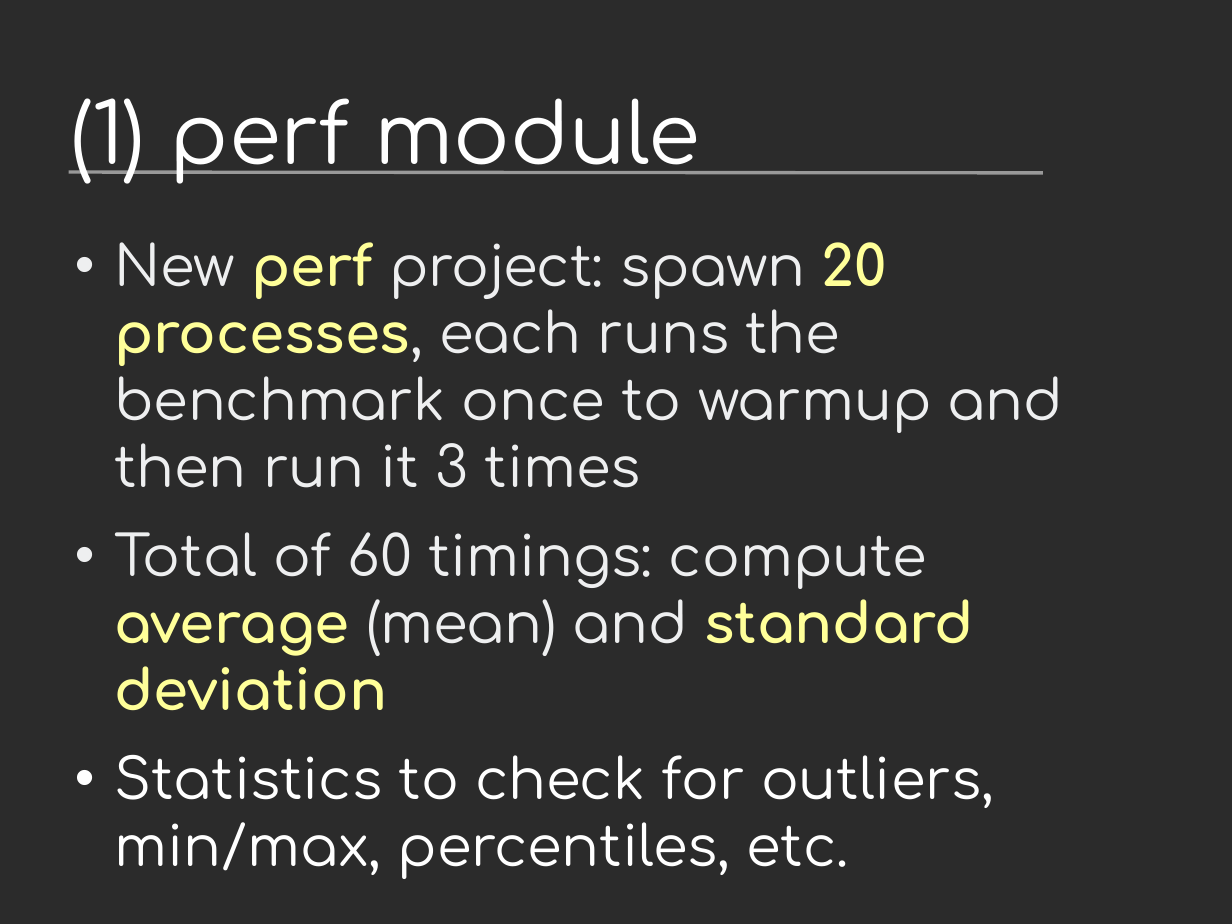
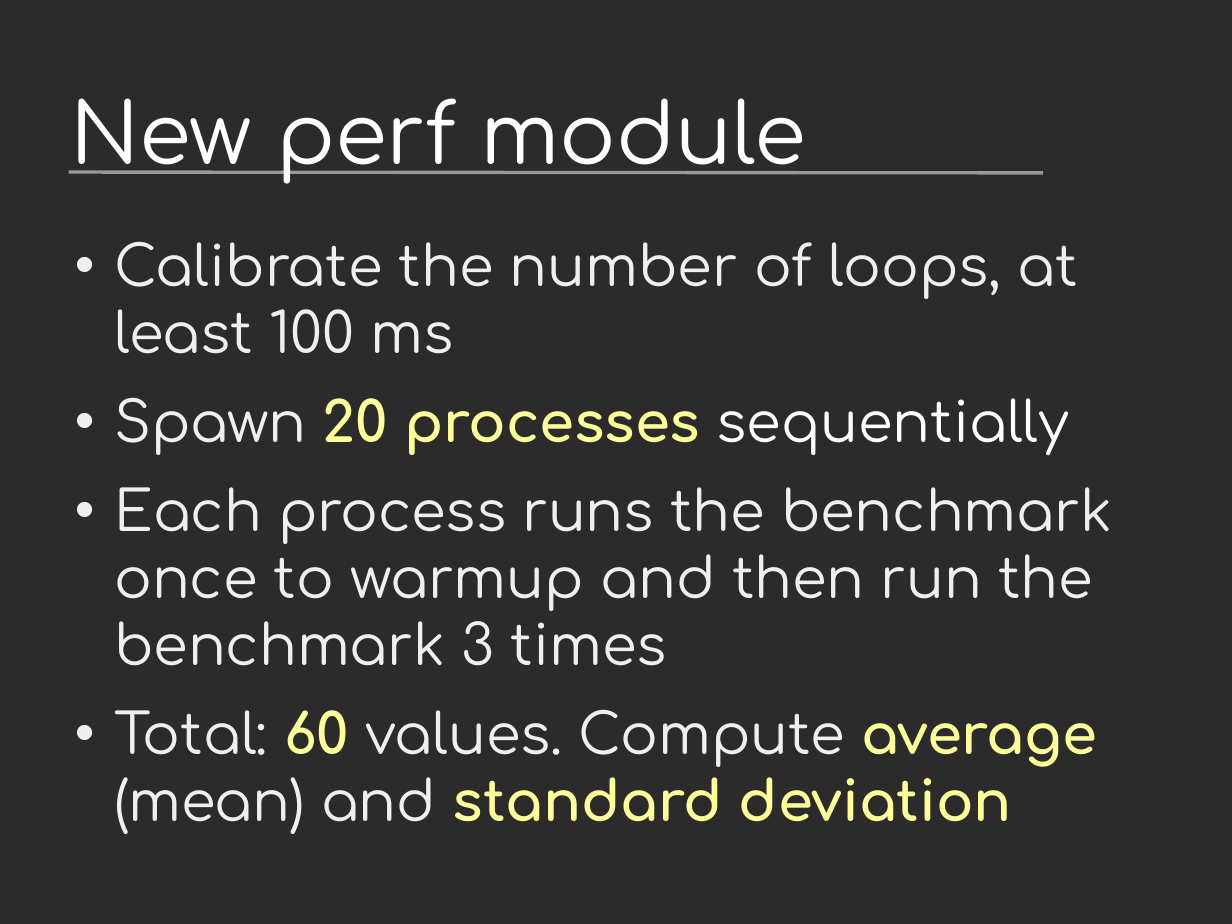
Before and after one commit to vstinner/talks, a slide deck: slide 5 of 2017-PyconUS/python36_opt.odp. Drawn at 1232x924 pixels with LibreOffice and Linux fonts; fonts in the diff are those of the drawing; background and template pictures are left out; a plain dark background stands for a picture behind light text. Boxes give left, top, right and bottom in pixels: in the first picture for what was removed or moved away, otherwise in the second. Text is boxed around its words. In the diff, an @@ line names an element or a change of style, - is before the commit and + after.

```diff
--- a/2017-PyconUS/python36_opt.odp
+++ b/2017-PyconUS/python36_opt.odp
@@ title at box(71, 98, 807, 184): text changed @@
-(1) perf module
+New perf module
@@ text at box(114, 242, 1112, 822): text changed @@
-• New perf project: spawn 20 processes, each runs the benchmark once to warmup and then run it 3 times
-• Total of 60 timings: compute average (mean) and standard deviation
-• Statistics to check for outliers, min/max, percentiles, etc.
+• Calibrate the number of loops, at least 100 ms
+• Spawn 20 processes sequentially
+• Each process runs the benchmark once to warmup and then run the benchmark 3 times
+• Total: 60 values. Compute average (mean) and standard deviation
```
Also in this commit, not shown: 22 other slides changed, 2 slides added, 1 other file.
